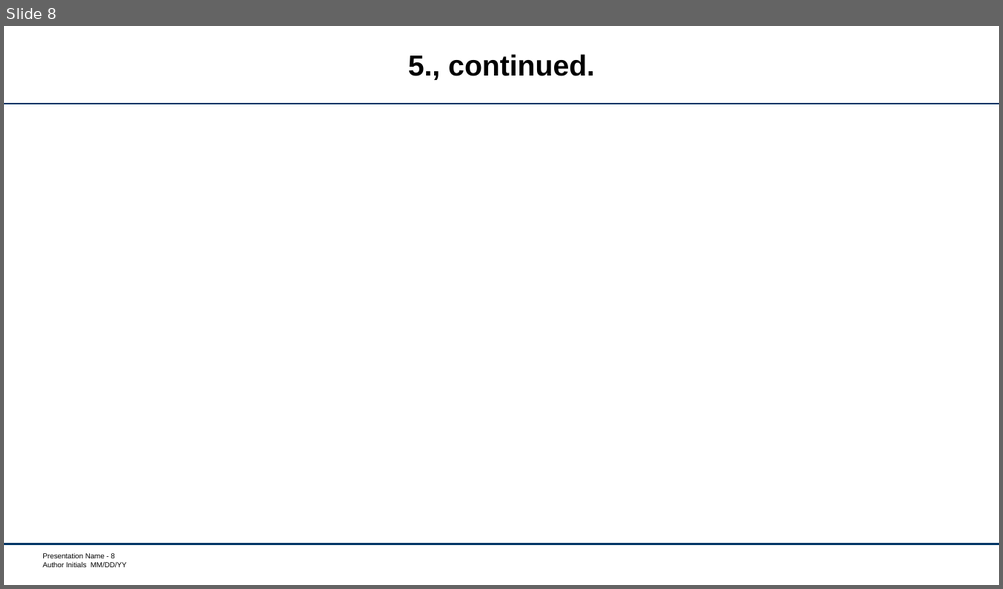
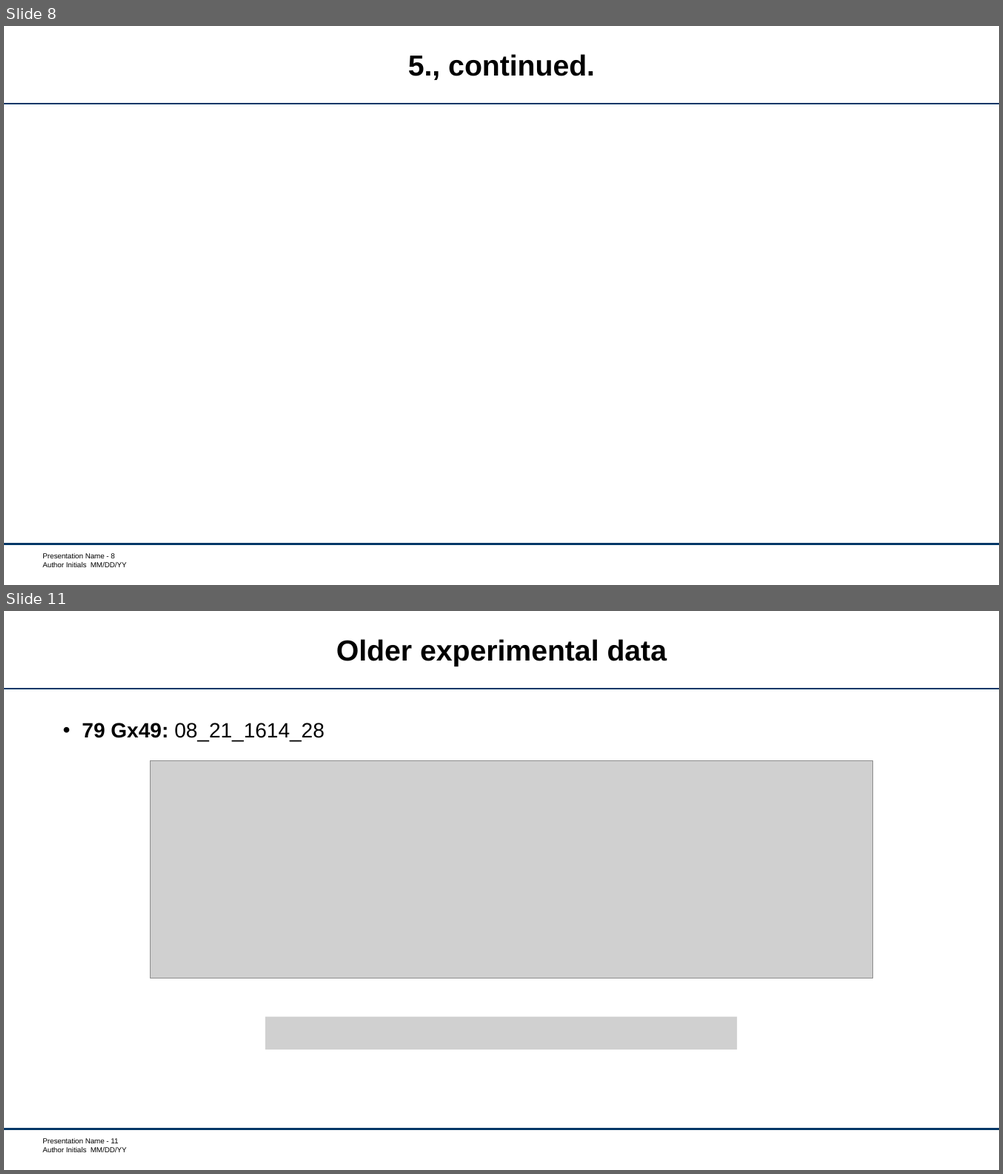
Before and after one commit to garretts-hub/GST_Work, a slide deck: 2018_09_04DriftUpdate.pptx. Shown one above the other, each under a label of ours: slide 8 before the commit, slides 8 and 11 after it; the slides between them are not shown. The pictures are 1003x589 and 1003x1174 pixels, drawn with LibreOffice and Linux fonts; fonts in the diff are those of the drawing; grey boxes stand for pictures; background and template pictures are left out. Boxes give left, top, right and bottom in pixels: in the first picture for what was removed or moved away, otherwise in the second. Text is boxed around its words. In the diff, an @@ line names an element or a change of style, - is before the commit and + after.

```diff
--- a/2018_09_04DriftUpdate.pptx
+++ b/2018_09_04DriftUpdate.pptx
@@ slide 11 added at (4,611,999,1170), background #FFFFFF; not listed: 3 template elements that a slide beside it also shows @@
@@ title added at (336,639,667,667), 28 pt, text #000000, bold @@
+Older experimental data
@@ text added at (82,723,324,741), 20 pt, text #000000 @@
+• 79 Gx49: 08_21_1614_28
@@ picture added at (151,761,873,979) @@
@@ picture added at (265,1017,737,1050) @@
```
Also in this commit, not shown: 1 slide changed, 3 other slides added, 3 other files.
